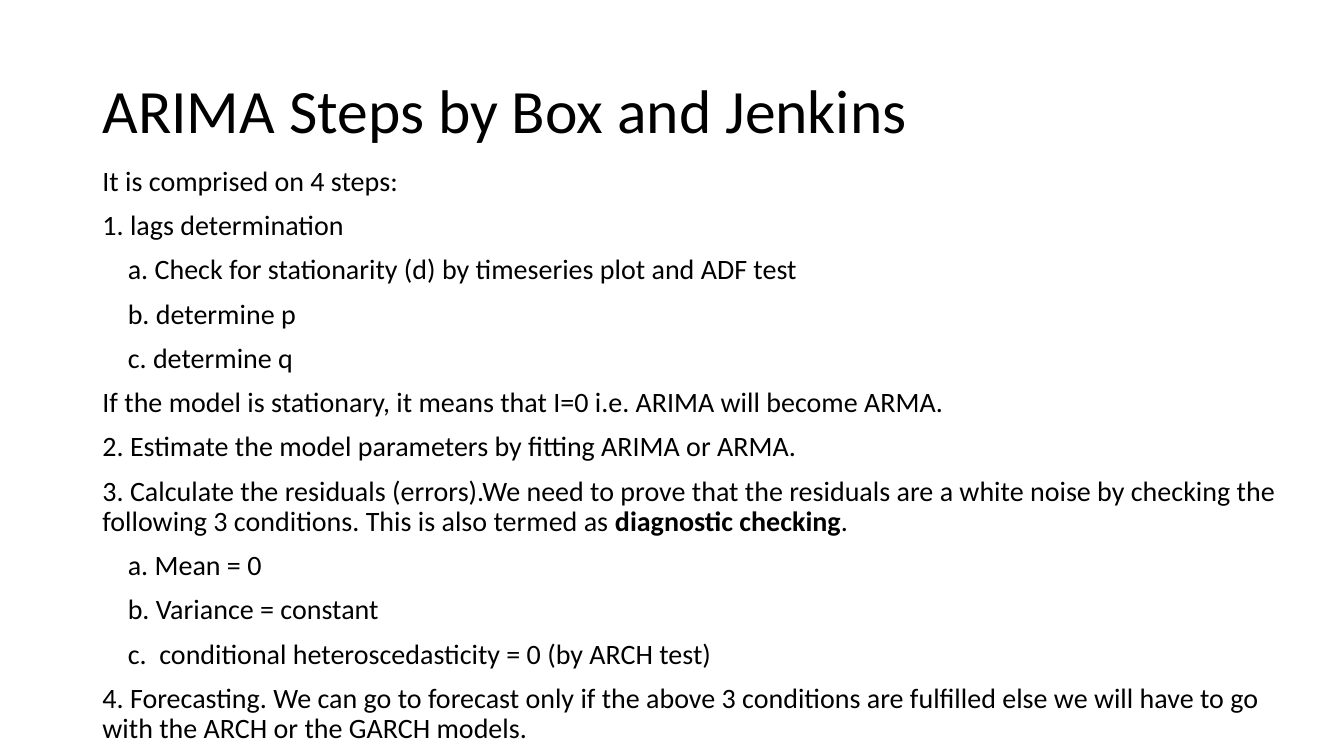
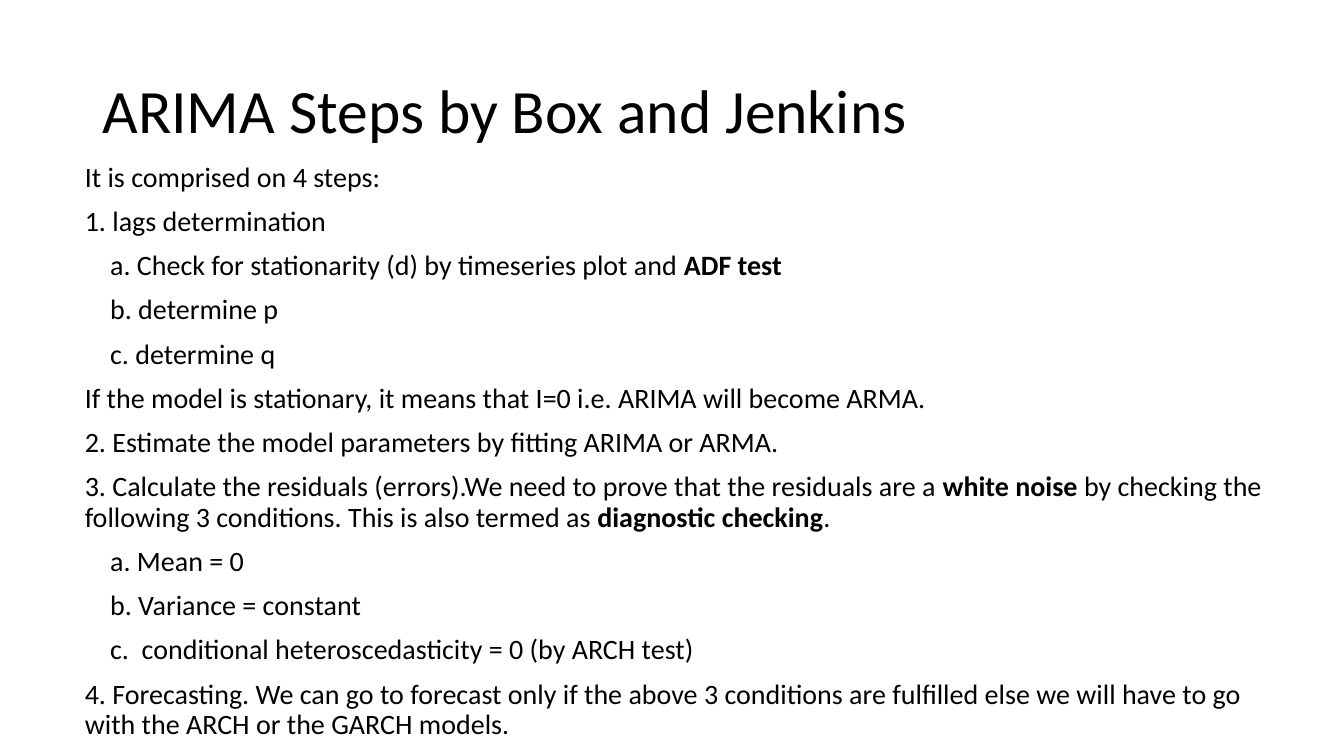
Before and after one commit to FS-G/AI_and_DataScince_Module, a slide deck: slide 34 of 8_timeseries_analysis_and_forecast/Timeseries and ARIMA.pptx. Drawn at 1344x756 pixels with LibreOffice and Linux fonts; fonts in the diff are those of the drawing. Boxes give left, top, right and bottom in pixels: in the first picture for what was removed or moved away, otherwise in the second. Text is boxed around its words. In the diff, an @@ line names an element or a change of style, - is before the commit and + after.

```diff
--- a/8_timeseries_analysis_and_forecast/Timeseries and ARIMA.pptx
+++ b/8_timeseries_analysis_and_forecast/Timeseries and ARIMA.pptx
@@ text "It is comprised on 4 ...": place and size @@
-text "It is comprised on 4 ..." at <box>102,171,1275,739</box>
+text "It is comprised on 4 ..." at <box>85,167,1261,735</box>
@@ text at <box>85,254,1261,532</box>: bold on in "ADF test", "white noise" @@
```
Also in this commit, not shown: 2 other slides changed, 12 other files.
